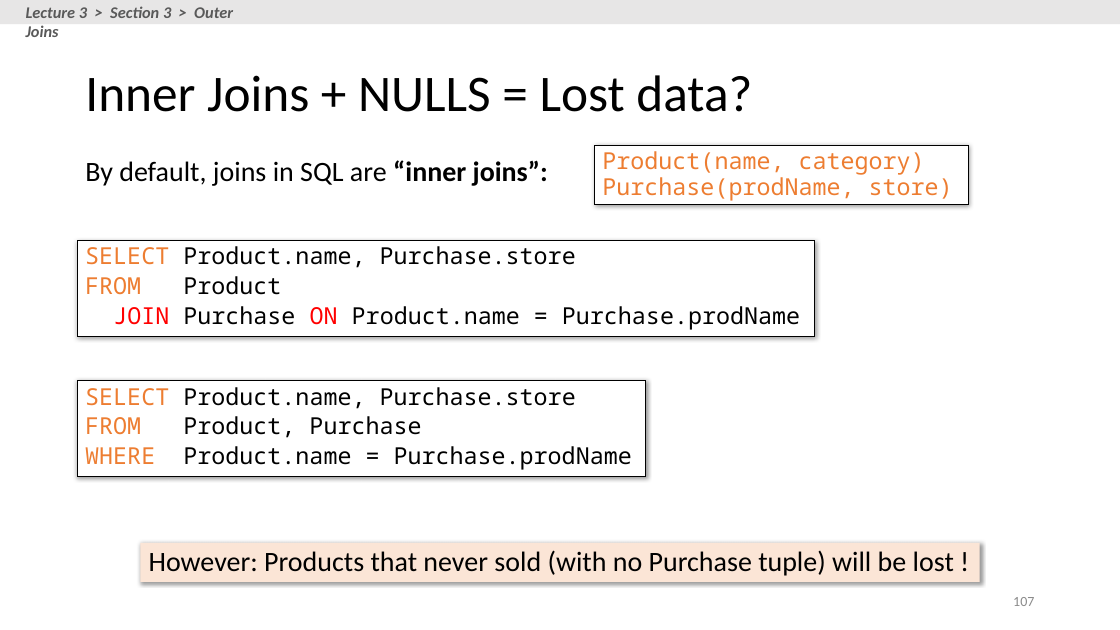
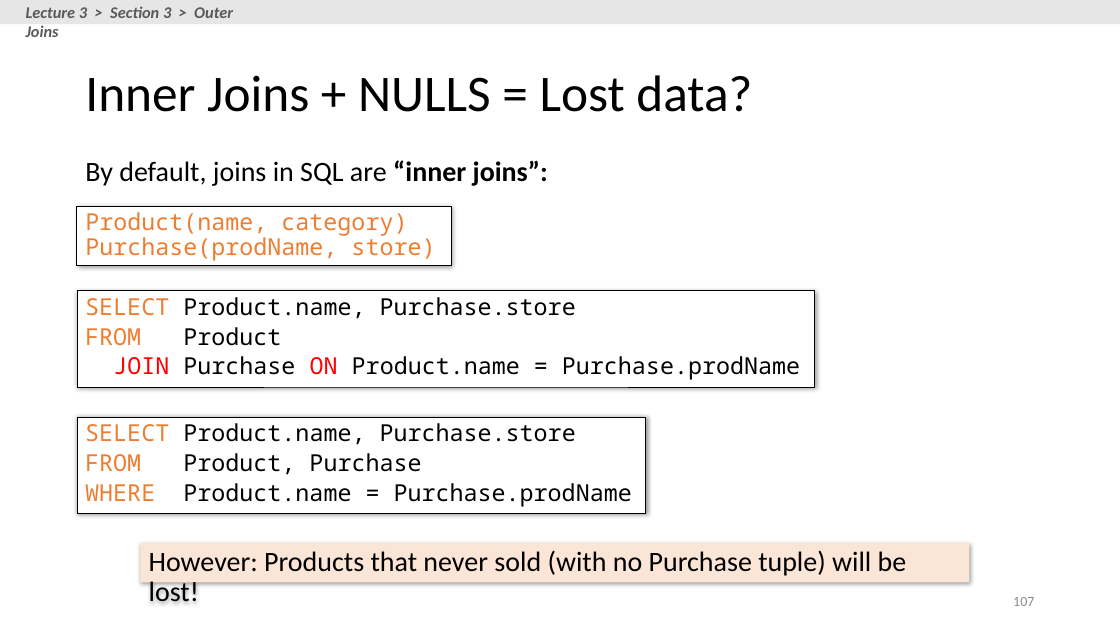
Before and after one commit to XIEQ/cs145-notebooks, a slide deck: slide 107 of lecture-2-3/Lecture_2_3_SQL.pptx. Drawn at 1120x630 pixels with LibreOffice and Linux fonts; fonts in the diff are those of the drawing. Boxes give left, top, right and bottom in pixels: in the first picture for what was removed or moved away, otherwise in the second. Text is boxed around its words. In the diff, an @@ line names an element or a change of style, - is before the commit and + after.

```diff
--- a/lecture-2-3/Lecture_2_3_SQL.pptx
+++ b/lecture-2-3/Lecture_2_3_SQL.pptx
@@ rectangle "Product(name, category)": place and size @@
-rectangle "Product(name, category)" at [594, 145, 968, 205]
+rectangle "Product(name, category)" at [77, 207, 451, 266]
@@ rectangle "SELECT Product.name, Purchase.store": place and size @@
-rectangle "SELECT Product.name, Purchase.store" at [77, 240, 815, 336]
+rectangle "SELECT Product.name, Purchase.store" at [77, 291, 815, 386]
@@ rectangle "SELECT Product.name, Purchase.store": place and size @@
-rectangle "SELECT Product.name, Purchase.store" at [77, 381, 646, 476]
+rectangle "SELECT Product.name, Purchase.store" at [77, 417, 646, 513]
@@ rectangle "However: Products that never sold ...": place and size @@
-rectangle "However: Products that never sold ..." at [140, 543, 980, 581]
+rectangle "However: Products that never sold ..." at [140, 543, 970, 582]
@@ text in rectangle at [149, 550, 907, 576]: spaces changed @@
-However: Products that never sold (with no Purchase tuple) will be lost !
+However: Products that never sold (with no Purchase tuple) will be lost!
```
Also in this commit, not shown: 49 other slides changed, 7 other files.
